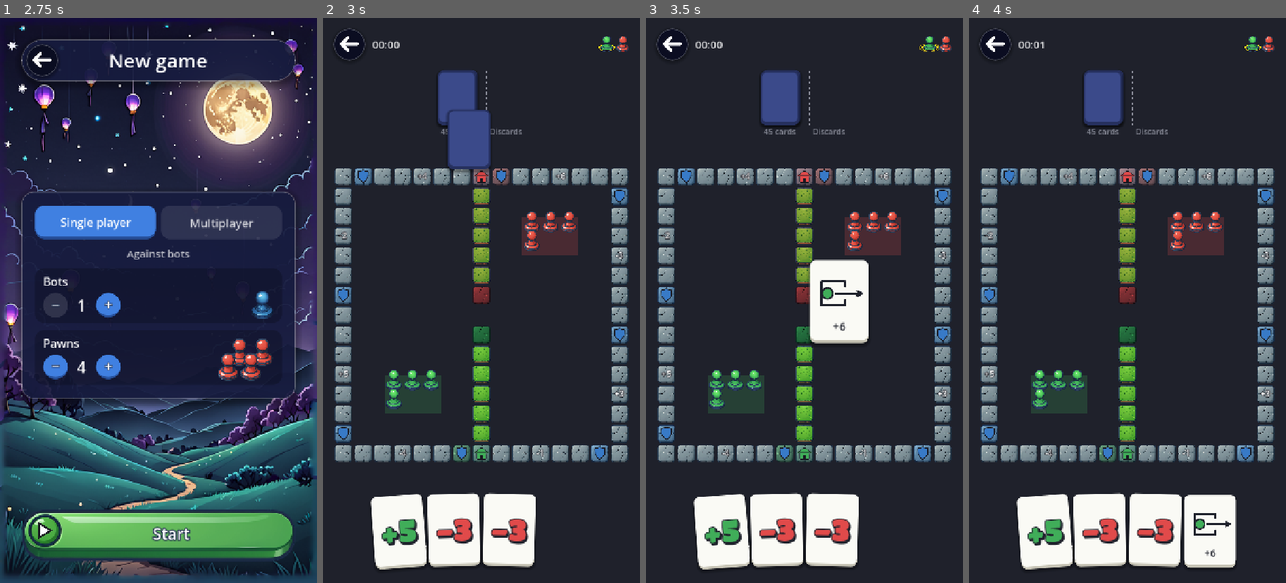
Above: before the commit, frames 1-4 (left to right).
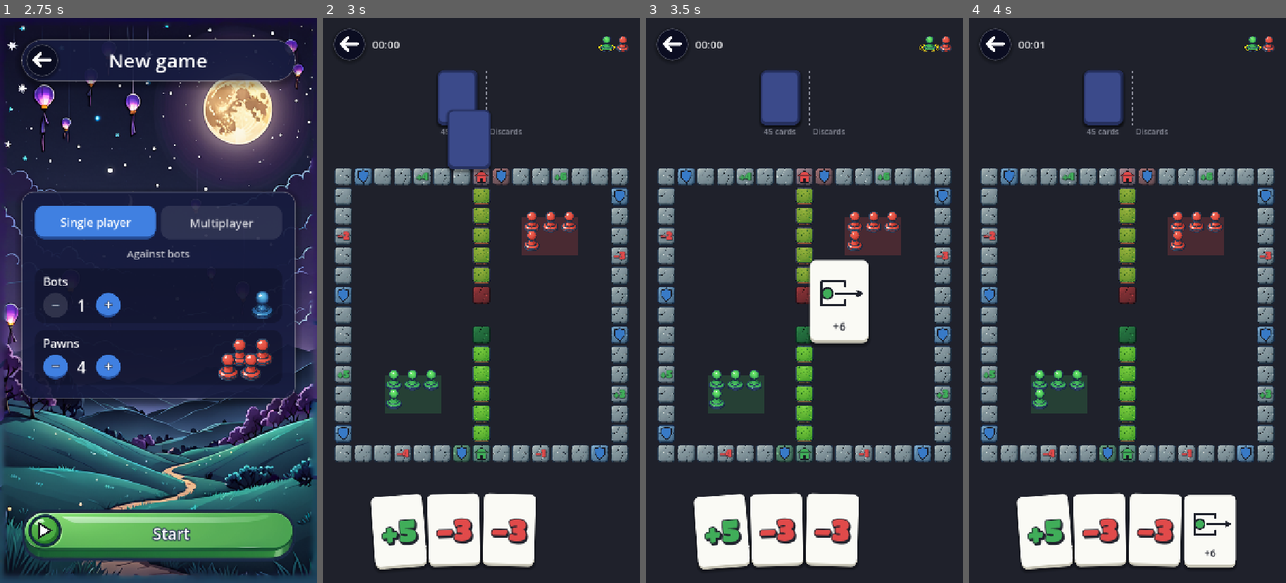
Above: after the commit, the same moments.

Repository: sezertanci/Pawnic
Game: Godot game, scene res://scenes/main.tscn
Same seed, same stepped clock (60 frames per second), same inputs: the game is played once before the commit and once after it.
Inputs (mouse positions are in pixels of both pictures, inside the frame that each line leads up to):
- Up to frame 1 (2.75 s): click "New game" at 0.5 s; click "Single player" at 1.25 s; click "Single player" at 2 s
- Up to frame 2 (3 s): click "Start" at 2.75 s
- Up to frame 3 (3.5 s): no input
- Up to frame 4 (4 s): tap Enter at 3.5 s; drag from (1127, 317) to (1159, 176) at 3.52 s

Frame 1 is identical in both runs. In frame 2, 0.4% of the frame differs, in the area x 4-96%, y 27-78%; in frame 3, 0.4%; in frame 4, 0.4%.

Commit message:
feat: hız karelerinde iri renkli sayı kullan
Co-Authored-By: Claude Opus 5.5 <noreply@anthropic.com>

Diff:
--- /dev/null
+++ b/scripts/ui/big_number.gd
@@ -0,0 +1,37 @@
+class_name BigNumber
+extends RefCounted
+## İri, koyu konturlu ve gölgeli renkli sayı (+7, −5). Kartlarda ve tahtadaki hız karelerinde
+## kullanılır; yazı tipi ve renkler arayüz temasındaki CardSymbol türünden okunur.
+
+## Yazı boyu, kontur kalınlığı, gölge kayması ve iki yandaki boşluk (alan genişliğine oranla).
+## Rakamların yüksekliği yazı boyunun DIGIT_HEIGHT katıdır; dikey ortalamada kullanılır.
+const NUMBER_SIZE := 0.6
+const NUMBER_OUTLINE := 0.08
+const NUMBER_SHADOW := Vector2(0.025, 0.035)
+const NUMBER_MARGIN := 0.08
+const DIGIT_HEIGHT := 0.72
+
+
+## Sayıyı rect'in ortasına çizer: önce kaymış koyu gölge, sonra koyu kontur ve renkli dolgu.
+static func draw(
+	canvas: CanvasItem, font: Font, rect: Rect2, text: String, fill: Color, ink: Color
+) -> void:
+	var width := rect.size.x
+	var outline := roundi(width * NUMBER_OUTLINE)
+	var font_size := _font_size(font, text, width, outline)
+	var baseline := Vector2(rect.position.x, rect.get_center().y + font_size * DIGIT_HEIGHT / 2.0)
+	var shadow := baseline + NUMBER_SHADOW * width
+	var center := HORIZONTAL_ALIGNMENT_CENTER
+	canvas.draw_string_outline(font, shadow, text, center, width, font_size, outline, ink)
+	canvas.draw_string(font, shadow, text, center, width, font_size, ink)
+	canvas.draw_string_outline(font, baseline, text, center, width, font_size, outline, ink)
+	canvas.draw_string(font, baseline, text, center, width, font_size, fill)
+
+
+## Sayı NUMBER_SIZE boyunda yazılır; kontur dahil alana sığmazsa sığacak kadar küçültülür.
+static func _font_size(font: Font, text: String, width: float, outline: int) -> int:
+	var font_size := roundi(width * NUMBER_SIZE)
+	var text_width := font.get_string_size(text, HORIZONTAL_ALIGNMENT_LEFT, -1, font_size).x
+	var room := width * (1.0 - NUMBER_MARGIN * 2.0)
+	var needed := text_width + outline
+	return font_size if needed <= room else floori(font_size * room / needed)
--- a/scripts/ui/board_skin.gd
+++ b/scripts/ui/board_skin.gd
@@ -11,8 +11,6 @@
 @export var track_color := Color.WHITE
 @export var outline_color := Color.BLACK
 @export var mark_color := Color.GRAY
-## Karelerdeki hız sayılarının rengi; koyu konturla çizilir.
-@export var speed_text_color := Color.WHITE
 @export var highlight_color := Color.WHITE
 ## Seçilmiş taşın (ör. yer değiştirmede kendi taşın) halka rengi.
 @export var selected_color := Color.ORANGE
--- a/scripts/ui/board_view.gd
+++ b/scripts/ui/board_view.gd
@@ -15,9 +15,6 @@
 const BASE_SPREAD := 0.95
 const HIT_RATIO := 0.6
 const MARK_RATIO := 0.3
-const FONT_RATIO := 0.42
-## Hız sayısının koyu konturunun kalınlığı (yazı boyuna oranla).
-const TEXT_OUTLINE_RATIO := 0.3
 const LINE_WIDTH := BoardPainter.LINE_WIDTH
 const HIGHLIGHT_WIDTH := 4.0
 ## Daire çizimindeki nokta sayısı.
@@ -214,21 +211,22 @@
 
 
 func _draw_mark(square: int, rect: Rect2) -> void:
-	var skin := Skins.current
-	var font_size := roundi(_cell_size() * FONT_RATIO)
 	var speed := board.layout.speed[square]
 	if board.layout.safe[square]:
 		_draw_shield(rect.get_center(), _cell_size() * MARK_RATIO)
-	elif speed != 0 and font_size > 0:
-		var text := "%+d" % speed
-		var baseline := Vector2(rect.position.x, rect.get_center().y + font_size / 3.0)
-		var font := ThemeDB.fallback_font
-		var outline := roundi(font_size * TEXT_OUTLINE_RATIO)
-		var align := HORIZONTAL_ALIGNMENT_CENTER
-		draw_string_outline(
-			font, baseline, text, align, rect.size.x, font_size, outline, skin.outline_color
-		)
-		draw_string(font, baseline, text, align, rect.size.x, font_size, skin.speed_text_color)
+	elif speed != 0:
+		_draw_speed(speed, rect)
+
+
+## Hız karesinin sayısı, kartlardaki gibi iri: ileri yeşil, geri kırmızı.
+func _draw_speed(speed: int, rect: Rect2) -> void:
+	var type := Card.Type.FORWARD if speed > 0 else Card.Type.BACK
+	var text := tr(Card.LABEL_KEYS[type]) % absi(speed)
+	var color_name := CardSymbol.FORWARD_COLOR if speed > 0 else CardSymbol.BACK_COLOR
+	var font := get_theme_font(CardSymbol.NUMBER_FONT, CardSymbol.STYLE)
+	var fill := get_theme_color(color_name, CardSymbol.STYLE)
+	var ink := get_theme_color(CardSymbol.INK_COLOR, CardSymbol.STYLE)
+	BigNumber.draw(self, font, rect, text, fill, ink)
 
 
 func _draw_shield(center: Vector2, radius: float) -> void:
--- a/scripts/ui/card_symbol.gd
+++ b/scripts/ui/card_symbol.gd
@@ -69,13 +69,6 @@
 const STAR_INNER := 0.11
 const STAR_POINTS := 5
 const RANGE_TEXT := "1–%d"
-## İri sayı: yazı boyu, kontur kalınlığı, gölge kayması ve iki yandaki boşluk (kart genişliğine
-## oranla). Rakamların yüksekliği yazı boyunun DIGIT_HEIGHT katıdır; dikey ortalamada kullanılır.
-const NUMBER_SIZE := 0.6
-const NUMBER_OUTLINE := 0.08
-const NUMBER_SHADOW := Vector2(0.025, 0.035)
-const NUMBER_MARGIN := 0.08
-const DIGIT_HEIGHT := 0.72
 
 var _kind := Kind.NONE
 var _value := 0
@@ -147,28 +140,12 @@
 	queue_redraw()
 
 
-## Kartın ortasına sığacak iri sayı: önce kaymış koyu gölge, sonra koyu kontur ve renkli dolgu.
+## Kartın ortasına iri sayı.
 func _draw_number(type: Card.Type, color_name: StringName) -> void:
 	var text := tr(Card.LABEL_KEYS[type]) % _value
 	var font := get_theme_font(NUMBER_FONT, STYLE)
-	var outline := roundi(size.x * NUMBER_OUTLINE)
-	var font_size := _number_font_size(font, text, outline)
-	var baseline := Vector2(0.0, (size.y + font_size * DIGIT_HEIGHT) / 2.0)
-	var shadow := baseline + NUMBER_SHADOW * size.x
-	var ink := _color(INK_COLOR)
-	var center := HORIZONTAL_ALIGNMENT_CENTER
-	draw_string_outline(font, shadow, text, center, size.x, font_size, outline, ink)
-	draw_string(font, shadow, text, center, size.x, font_size, ink)
-	draw_string_outline(font, baseline, text, center, size.x, font_size, outline, ink)
-	draw_string(font, baseline, text, center, size.x, font_size, _color(color_name))
-
-
-## Sayı NUMBER_SIZE boyunda yazılır; kontur dahil karta sığmazsa sığacak kadar küçültülür.
-func _number_font_size(font: Font, text: String, outline: int) -> int:
-	var font_size := roundi(size.x * NUMBER_SIZE)
-	var width := font.get_string_size(text, HORIZONTAL_ALIGNMENT_LEFT, -1, font_size).x + outline
-	var room := size.x * (1.0 - NUMBER_MARGIN * 2.0)
-	return font_size if width <= room else floori(font_size * room / width)
+	var rect := Rect2(Vector2.ZERO, size)
+	BigNumber.draw(self, font, rect, text, _color(color_name), _color(INK_COLOR))
 
 
 func _draw_swap() -> void:
--- a/themes/skins/classic.tres
+++ b/themes/skins/classic.tres
@@ -16,7 +16,6 @@
 track_color = Color(0.95, 0.94, 0.9, 1)
 outline_color = Color(0.1, 0.1, 0.13, 1)
 mark_color = Color(0.35, 0.35, 0.4, 1)
-speed_text_color = Color(1, 1, 1, 1)
 safe_color = Color(0.68, 0.85, 0.97, 1)
 shield_color = Color(0.22, 0.48, 0.78, 1)
 highlight_color = Color(1, 0.86, 0.1, 1)
Not shown, added: scripts/ui/big_number.gd.uid
Not shown, changed: PROGRESS.md
